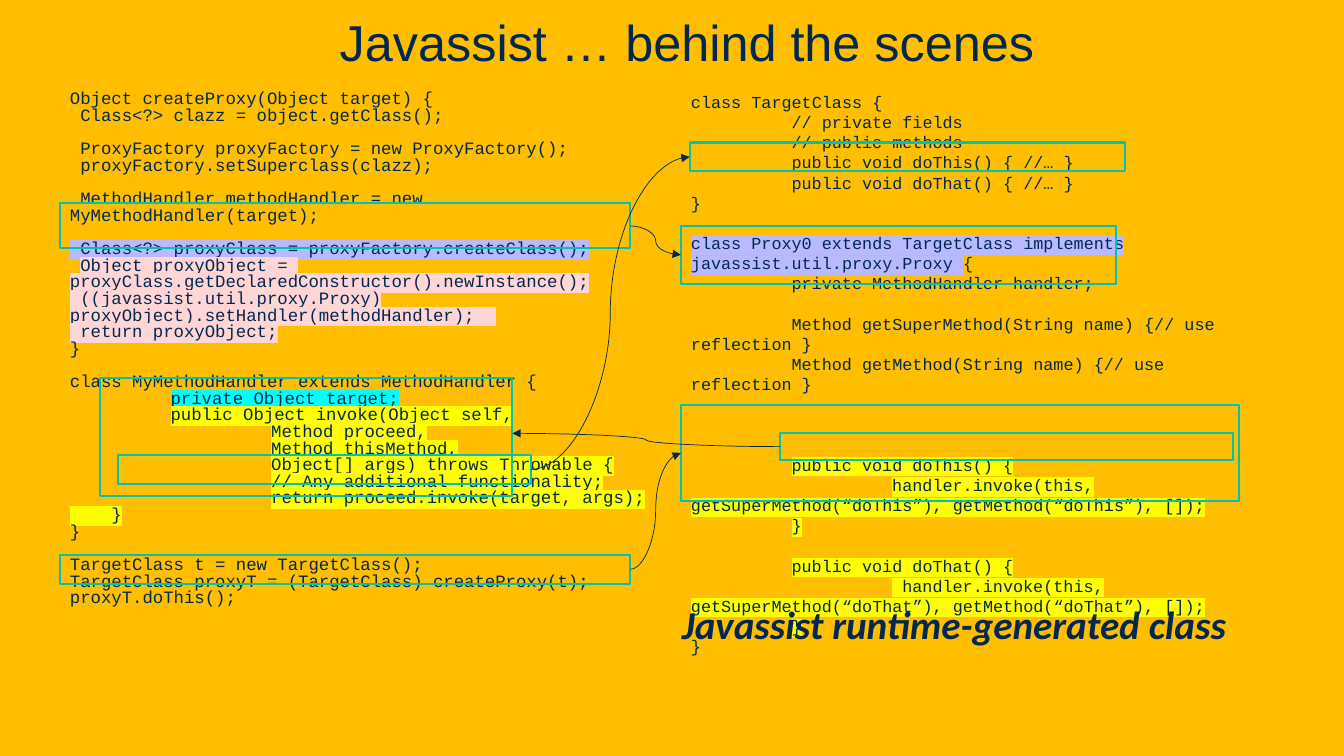
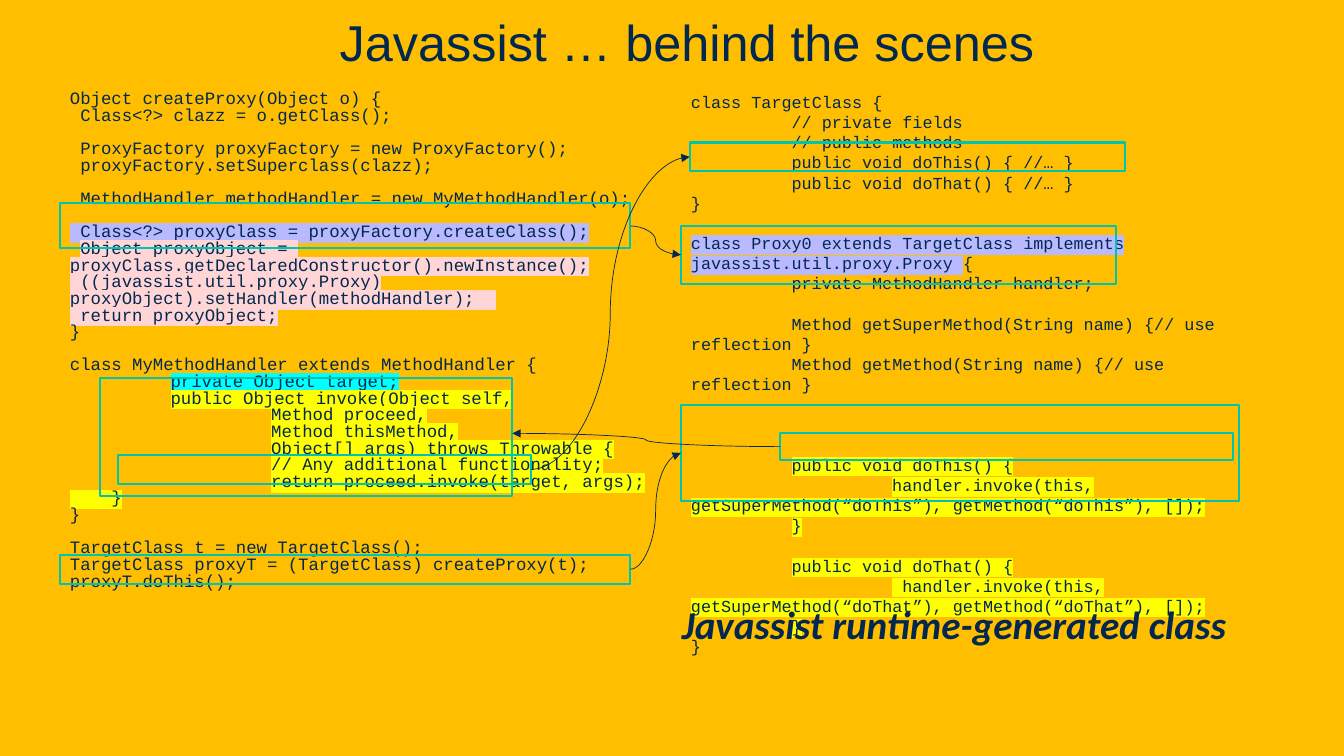
Before and after one commit to davsec-teaching/ECS_160, a slide deck: slide 92 of slides/Reflection.pptx. Drawn at 1344x756 pixels with LibreOffice and Linux fonts; fonts in the diff are those of the drawing; background and template pictures are left out. Boxes give left, top, right and bottom in pixels: in the first picture for what was removed or moved away, otherwise in the second. Text is boxed around its words. In the diff, an @@ line names an element or a change of style, - is before the commit and + after.

```diff
--- a/slides/Reflection.pptx
+++ b/slides/Reflection.pptx
@@ text at (70,92,392,125): text changed @@
-Object createProxy(Object target) {
-Class<?> clazz = object.getClass();
+Object createProxy(Object o) {
+Class<?> clazz = o.getClass();
@@ text at (80,192,630,210): text changed @@
-MethodHandler methodHandler = new MyMethodHandler(target);
+MethodHandler methodHandler = new MyMethodHandler(o);
```
Also in this commit, not shown: 16 other slides changed, 1 other file.
